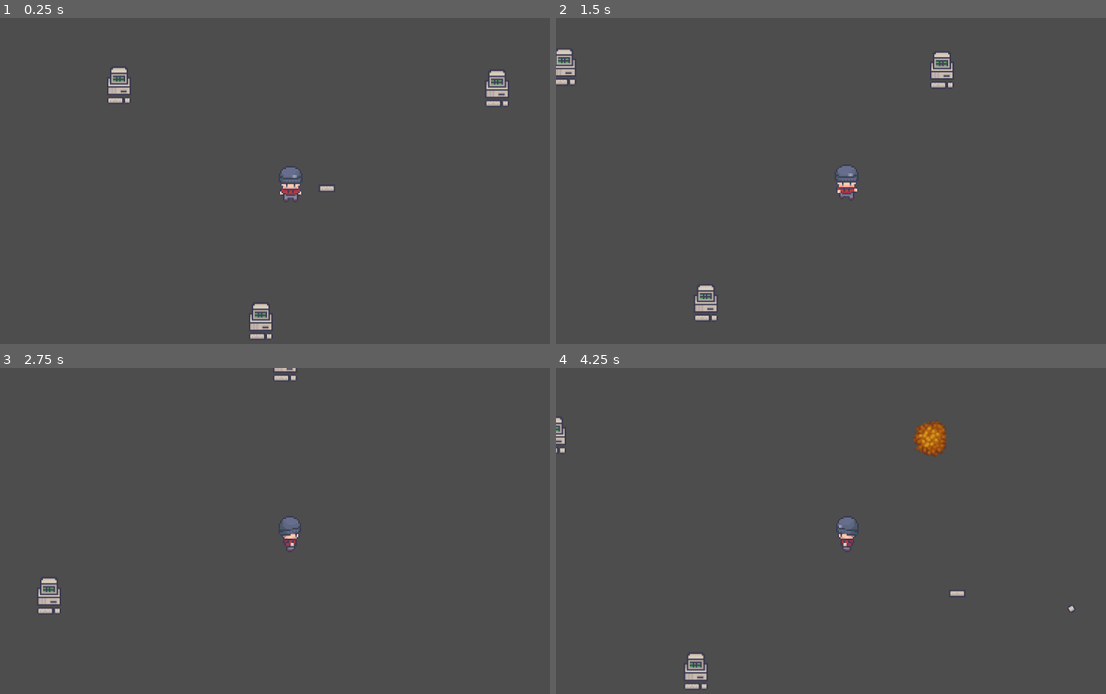
Above: before the commit, frames 1-4 (two rows, left to right).
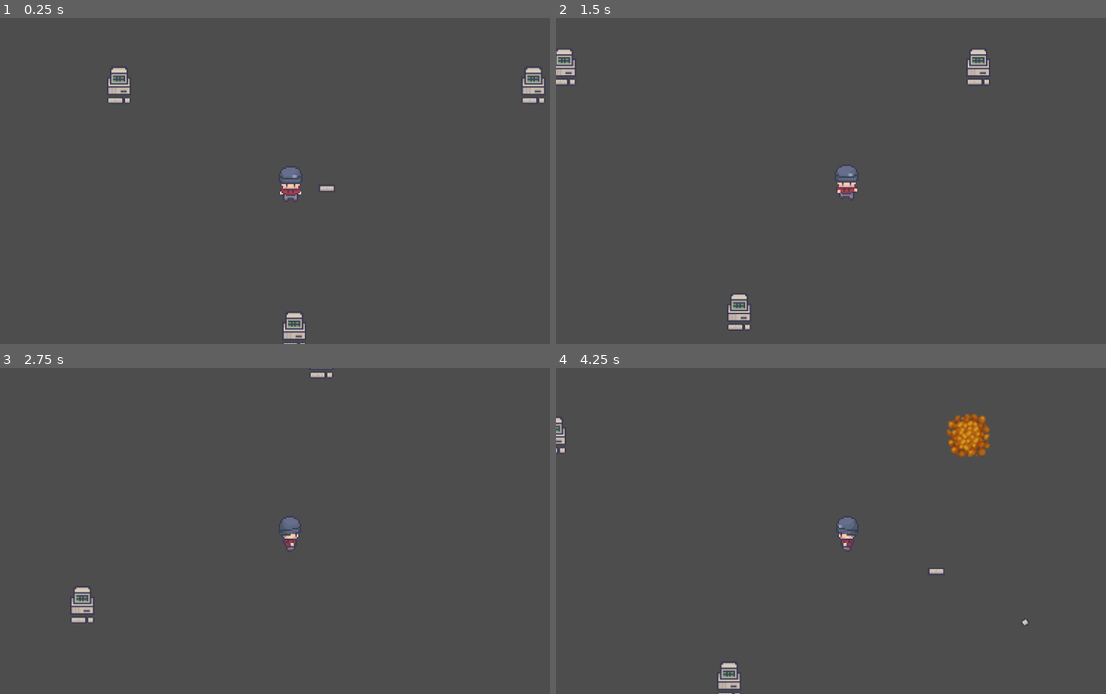
Above: after the commit, the same moments.

Repository: DaDave/JameGam-49
Game: Godot game, scene res://scenes/test.tscn
Same seed, same stepped clock (60 frames per second), same inputs: the game is played once before the commit and once after it.
Inputs:
- Up to frame 1 (0.25 s): no input
- Up to frame 2 (1.5 s): tap Enter (player_interact) at 0.5, 1.35 s; hold D (player_right) 0.53-1.28 s; tap Space (player_dodge) at 0.6 s; hold S (player_down) from 1.28 s (still down)
- Up to frame 3 (2.75 s): release S (player_down) at 2.03 s; hold D (player_right) from 2.03 s (still down); tap Space (player_dodge) at 2.1 s
- Up to frame 4 (4.25 s): release D (player_right) at 2.78 s; hold Up (player_up) 2.78-3.53 s; tap Enter (player_interact) at 2.85 s; hold Left (player_left) from 3.53 s (still down); tap Space (player_dodge) at 3.6 s

The runs differ from the first frame. In frame 1, 1.1% of the frame differs, in the area x 45-99%, y 15-100%; in frame 2, 1.0%; in frame 3, 0.7%; in frame 4, 1.9%, in the area x 23-95%, y 14-100%.
Error in both runs: Cannot call method 'show' on a null value. (res://scenes/game_manager/game_manager.gd:62)

Commit message:
fixed explosion object collision

Diff:
--- a/scenes/explosiv_object/explosion_object.gd
+++ b/scenes/explosiv_object/explosion_object.gd
@@ -1,9 +1,8 @@
 class_name ExplosionObject
-extends Node2D
+extends StaticBody2D
 
 #region variables
 @export var animated_sprite: AnimatedSprite2D
-@export var collision_area: Area2D
 @export var danger_area: Area2D
 
 @export var count_per_projectile:int = 1
@@ -57,7 +56,7 @@
 	%Sprite_Explosion.visible = true
 	%Sprite_Explosion.play()
 	animated_sprite.visible = false
-	collision_area.collision_layer = 0
+	collision_layer = 0
 #endregion
 
 #region projectiles
--- a/scenes/explosiv_object/explosion_object.tscn
+++ b/scenes/explosiv_object/explosion_object.tscn
@@ -150,10 +150,11 @@
 scale_max = 7.0
 color = Color(0.87748265, 0.35417065, 3.85046e-07, 1)
 
-[node name="Explosionobject" type="Node2D"]
+[node name="Explosionobject" type="StaticBody2D"]
 script = ExtResource("1_thvt2")
 projectile_angle_deg = 30
 projectile_objects = Array[Resource]([ExtResource("2_0ncj0"), ExtResource("3_hp3h1")])
+metadata/_custom_type_script = "uid://dxdfmoeggswbv"
 
 [node name="Sprite_Explosion" type="AnimatedSprite2D" parent="."]
 unique_name_in_owner = true
--- a/scenes/test.tscn
+++ b/scenes/test.tscn
@@ -16,11 +16,11 @@
 "speed": 0.0
 }]
 
+[sub_resource type="RectangleShape2D" id="RectangleShape2D_at5dv"]
+size = Vector2(48, 57)
+
 [sub_resource type="CircleShape2D" id="CircleShape2D_lpvoh"]
 radius = 223.00224
-
-[sub_resource type="RectangleShape2D" id="RectangleShape2D_at5dv"]
-size = Vector2(48, 76)
 
 [node name="Test" type="Node2D"]
 
@@ -34,68 +34,62 @@
 
 [node name="Computers" type="Node2D" parent="."]
 
-[node name="PC" parent="Computers" node_paths=PackedStringArray("animated_sprite", "collision_area", "danger_area") instance=ExtResource("3_74lek")]
+[node name="PC" parent="Computers" node_paths=PackedStringArray("animated_sprite", "danger_area") instance=ExtResource("3_74lek")]
 position = Vector2(214, 41)
 animated_sprite = NodePath("AnimatedSprite2D")
-collision_area = NodePath("CollisionArea2D")
-danger_area = NodePath("DangerArea2D")
+danger_area = NodePath("DangerArea2D2")
 
 [node name="AnimatedSprite2D" type="AnimatedSprite2D" parent="Computers/PC"]
 sprite_frames = SubResource("SpriteFrames_j5jx5")
 autoplay = "default"
 
-[node name="DangerArea2D" type="Area2D" parent="Computers/PC"]
+[node name="CollisionShape2D" type="CollisionShape2D" parent="Computers/PC"]
+position = Vector2(0, -9.5)
+shape = SubResource("RectangleShape2D_at5dv")
+
+[node name="DangerArea2D2" type="Area2D" parent="Computers/PC"]
 collision_layer = 4
 
-[node name="CollisionShape2D" type="CollisionShape2D" parent="Computers/PC/DangerArea2D"]
+[node name="DangerShape2D" type="CollisionShape2D" parent="Computers/PC/DangerArea2D2"]
 shape = SubResource("CircleShape2D_lpvoh")
 debug_color = Color(0.75696266, 0.45515418, 1.92523e-07, 0.41960785)
 
-[node name="CollisionArea2D" type="Area2D" parent="Computers/PC"]
-
-[node name="CollisionShape2D" type="CollisionShape2D" parent="Computers/PC/CollisionArea2D"]
-shape = SubResource("RectangleShape2D_at5dv")
-
-[node name="PC2" parent="Computers" node_paths=PackedStringArray("animated_sprite", "collision_area", "danger_area") instance=ExtResource("3_74lek")]
-position = Vector2(963, 47)
+[node name="PC2" parent="Computers" node_paths=PackedStringArray("animated_sprite", "danger_area") instance=ExtResource("3_74lek")]
+position = Vector2(1035, 41)
 animated_sprite = NodePath("AnimatedSprite2D")
-collision_area = NodePath("CollisionArea2D")
-danger_area = NodePath("DangerArea2D")
+danger_area = NodePath("DangerArea2D2")
 
 [node name="AnimatedSprite2D" type="AnimatedSprite2D" parent="Computers/PC2"]
 sprite_frames = SubResource("SpriteFrames_j5jx5")
 autoplay = "default"
 
-[node name="DangerArea2D" type="Area2D" parent="Computers/PC2"]
+[node name="CollisionShape2D" type="CollisionShape2D" parent="Computers/PC2"]
+position = Vector2(0, -9.5)
+shape = SubResource("RectangleShape2D_at5dv")
+
+[node name="DangerArea2D2" type="Area2D" parent="Computers/PC2"]
 collision_layer = 4
 
-[node name="CollisionShape2D" type="CollisionShape2D" parent="Computers/PC2/DangerArea2D"]
+[node name="DangerShape2D" type="CollisionShape2D" parent="Computers/PC2/DangerArea2D2"]
 shape = SubResource("CircleShape2D_lpvoh")
 debug_color = Color(0.75696266, 0.45515418, 1.92523e-07, 0.41960785)
 
-[node name="CollisionArea2D" type="Area2D" parent="Computers/PC2"]
-
-[node name="CollisionShape2D" type="CollisionShape2D" parent="Computers/PC2/CollisionArea2D"]
-shape = SubResource("RectangleShape2D_at5dv")
-
-[node name="PC3" parent="Computers" node_paths=PackedStringArray("animated_sprite", "collision_area", "danger_area") instance=ExtResource("3_74lek")]
-position = Vector2(495, 510)
+[node name="PC3" parent="Computers" node_paths=PackedStringArray("animated_sprite", "danger_area") instance=ExtResource("3_74lek")]
+position = Vector2(561, 528)
 animated_sprite = NodePath("AnimatedSprite2D")
-collision_area = NodePath("CollisionArea2D")
-danger_area = NodePath("DangerArea2D")
+danger_area = NodePath("DangerArea2D2")
 
 [node name="AnimatedSprite2D" type="AnimatedSprite2D" parent="Computers/PC3"]
 sprite_frames = SubResource("SpriteFrames_j5jx5")
 autoplay = "default"
 
-[node name="DangerArea2D" type="Area2D" parent="Computers/PC3"]
+[node name="CollisionShape2D" type="CollisionShape2D" parent="Computers/PC3"]
+position = Vector2(0, -9.5)
+shape = SubResource("RectangleShape2D_at5dv")
+
+[node name="DangerArea2D2" type="Area2D" parent="Computers/PC3"]
 collision_layer = 4
 
-[node name="CollisionShape2D" type="CollisionShape2D" parent="Computers/PC3/DangerArea2D"]
+[node name="DangerShape2D" type="CollisionShape2D" parent="Computers/PC3/DangerArea2D2"]
 shape = SubResource("CircleShape2D_lpvoh")
 debug_color = Color(0.75696266, 0.45515418, 1.92523e-07, 0.41960785)
-
-[node name="CollisionArea2D" type="Area2D" parent="Computers/PC3"]
-
-[node name="CollisionShape2D" type="CollisionShape2D" parent="Computers/PC3/CollisionArea2D"]
-shape = SubResource("RectangleShape2D_at5dv")
